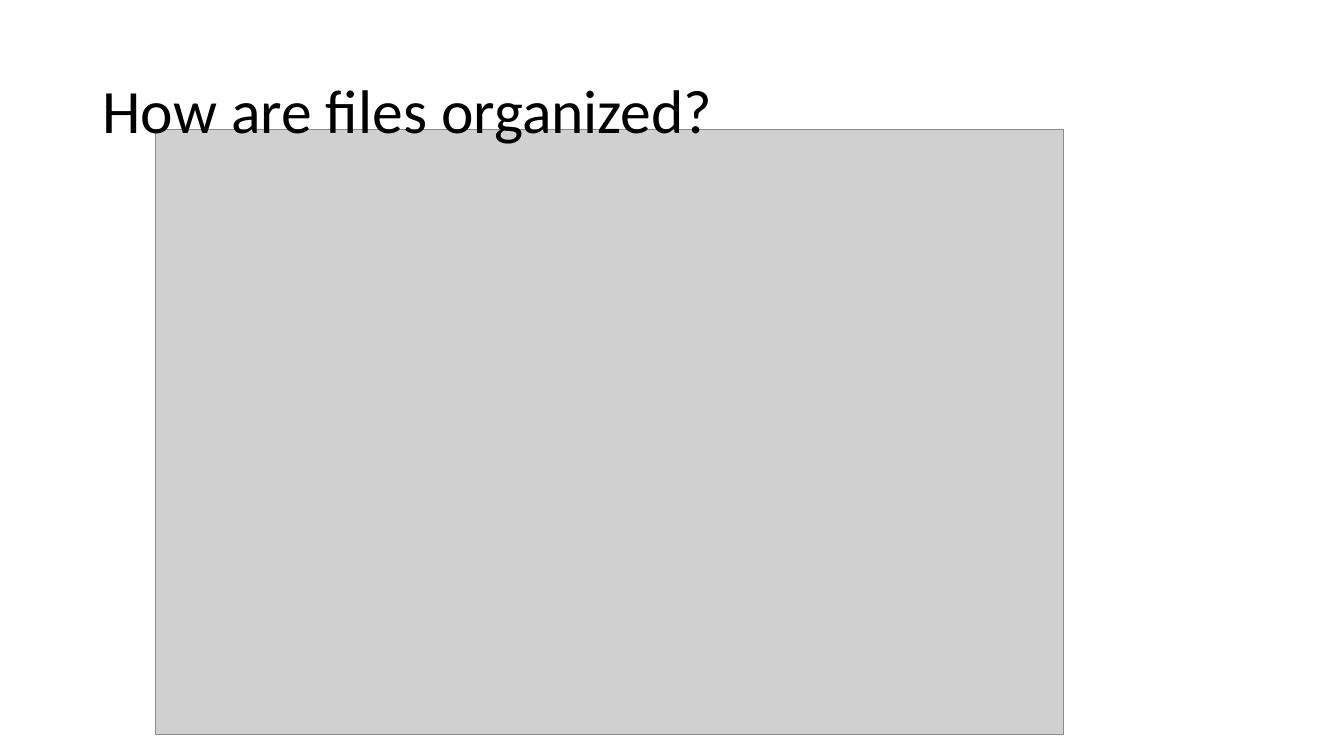
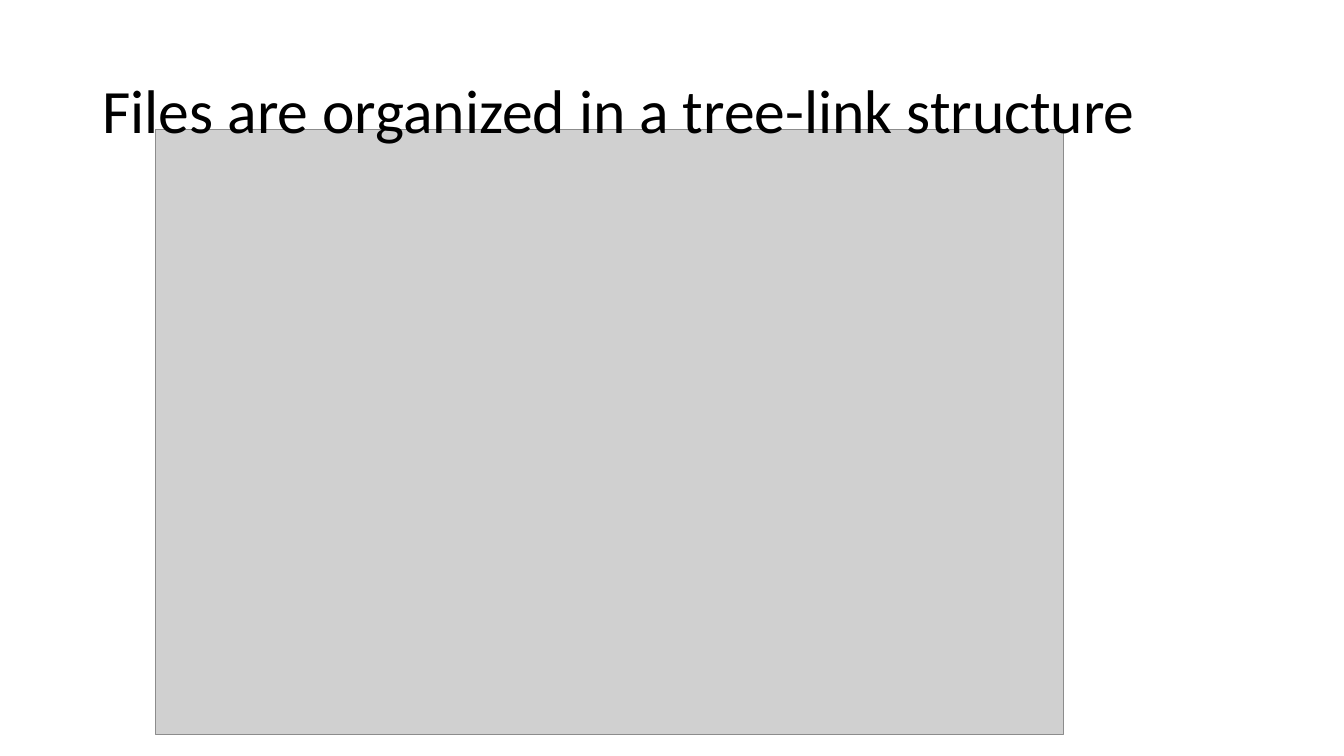
Before and after one commit to frankwxu/Digital-Forensics-Basic-Book, a slide deck: slide 8 of PPTs/Ch4_Linux_for_Digital_Forensics.pptx. Drawn at 1344x756 pixels with LibreOffice and Linux fonts; fonts in the diff are those of the drawing; grey boxes stand for pictures; background and template pictures are left out. Boxes give left, top, right and bottom in pixels: in the first picture for what was removed or moved away, otherwise in the second. Text is boxed around its words. In the diff, an @@ line names an element or a change of style, - is before the commit and + after.

```diff
--- a/PPTs/Ch4_Linux_for_Digital_Forensics.pptx
+++ b/PPTs/Ch4_Linux_for_Digital_Forensics.pptx
@@ title at box(102, 90, 1135, 148): text changed @@
-How are files organized?
+Files are organized in a tree-link structure
```
Also in this commit, not shown: 2 other slides changed, 1 slide added, 2 slides removed, 1 other file.
